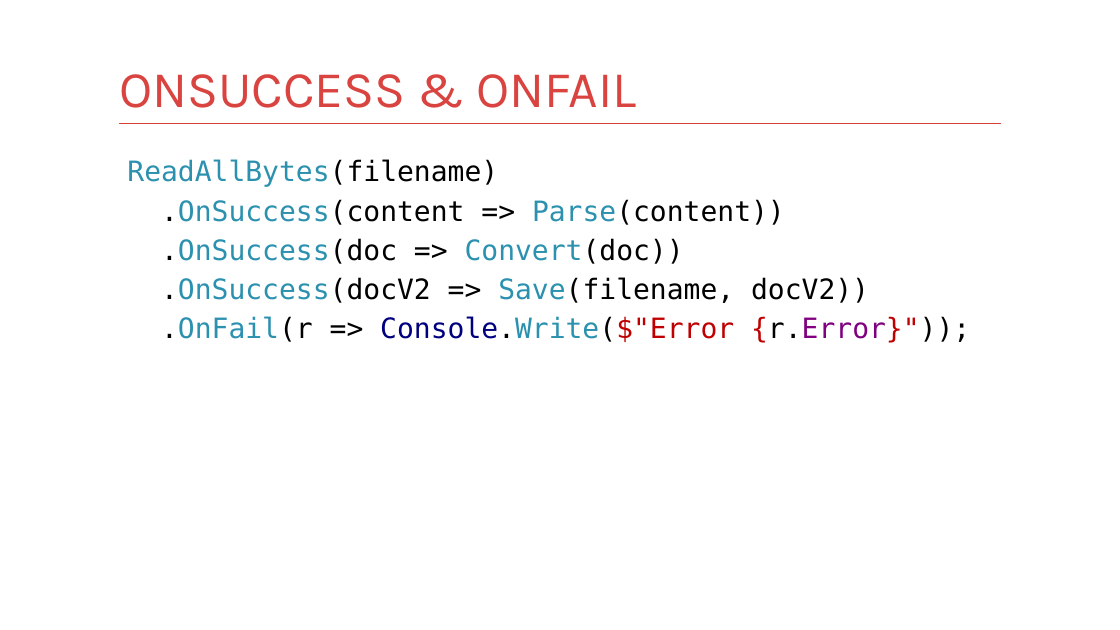
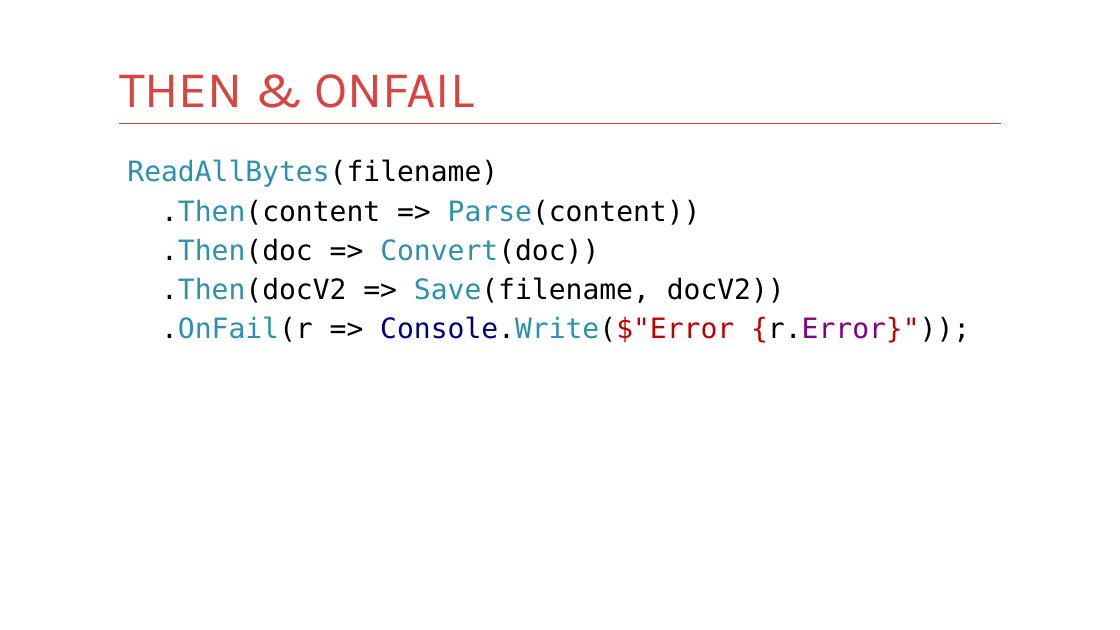
Before and after one commit to kontur-courses/fp, a slide deck: slide 30 of fp3.pptx. Drawn at 1120x630 pixels with LibreOffice and Linux fonts; fonts in the diff are those of the drawing. Boxes give left, top, right and bottom in pixels: in the first picture for what was removed or moved away, otherwise in the second. Text is boxed around its words. In the diff, an @@ line names an element or a change of style, - is before the commit and + after.

```diff
--- a/fp3.pptx
+++ b/fp3.pptx
@@ title at (x1=119, y1=74, x2=474, y2=108): text changed @@
-ONSUCCESS & ONFAIL
+THEN & ONFAIL
@@ text at (x1=161, y1=199, x2=785, y2=303): text changed @@
-.OnSuccess(content => Parse(content))
-.OnSuccess(doc => Convert(doc))
-.OnSuccess(docV2 => Save(filename, docV2))
+.Then(content => Parse(content))
+.Then(doc => Convert(doc))
+.Then(docV2 => Save(filename, docV2))
```
Also in this commit, not shown: 10 other slides changed.
